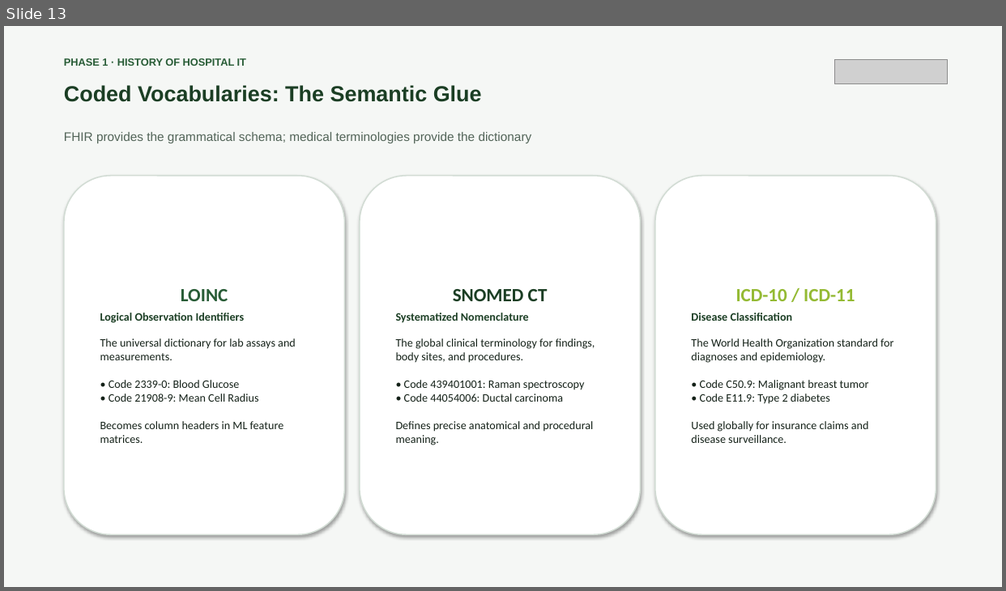
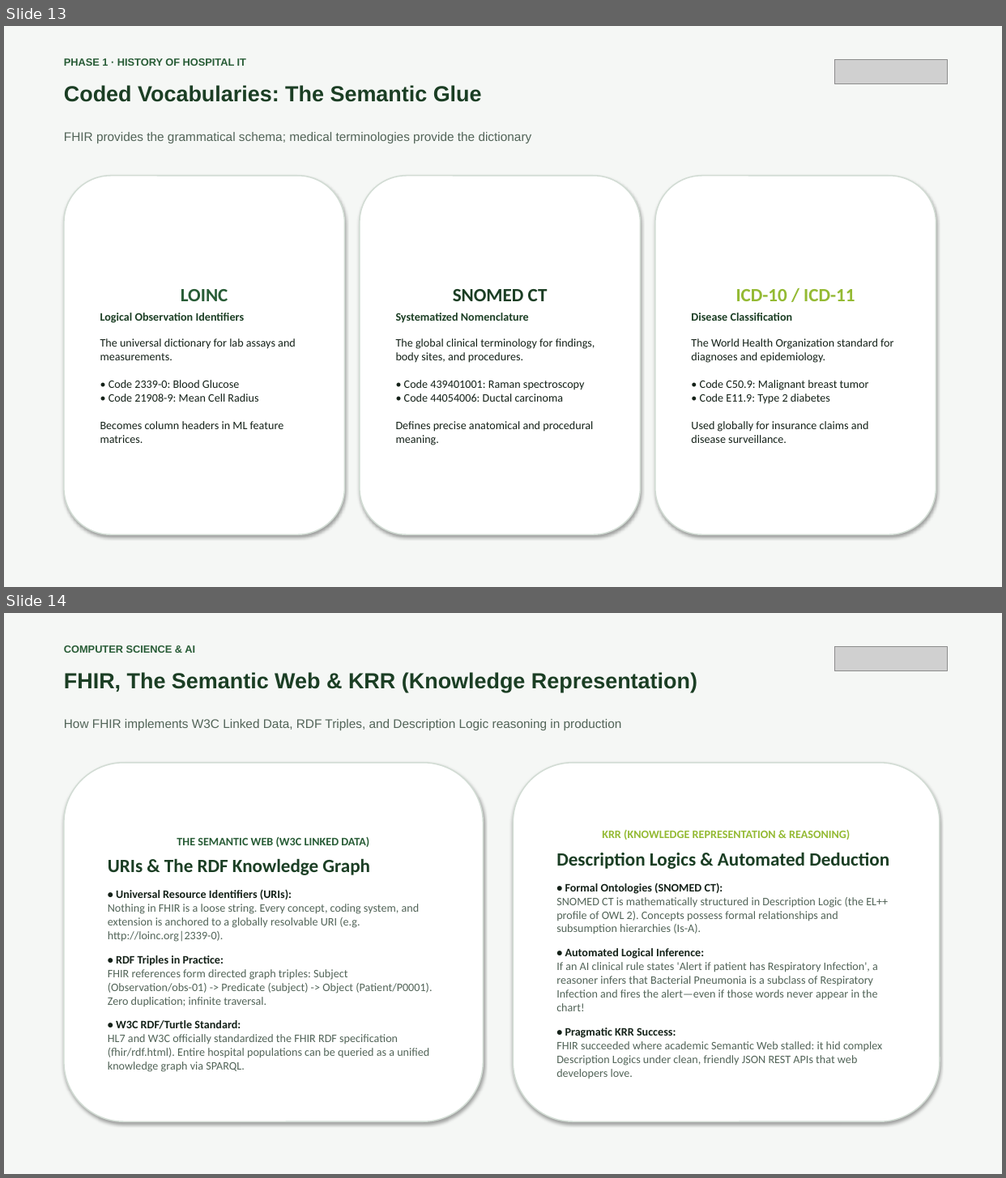
Before and after one commit to AIT-brainlab/fhir-ml-workshop, a slide deck: slides-morning/orientation-and-health-ai-foundations.pptx. Shown one above the other, each under a label of ours: slide 13 before the commit, slides 13 and 14 after it. The pictures are 1006x591 and 1006x1178 pixels, drawn with LibreOffice and Linux fonts; fonts in the diff are those of the drawing; grey boxes stand for pictures. Boxes give left, top, right and bottom in pixels: in the first picture for what was removed or moved away, otherwise in the second. Text is boxed around its words. In the diff, an @@ line names an element or a change of style, - is before the commit and + after.

Commit message:
Add Semantic Web and KRR slide to morning deck (30 slides)

```diff
--- a/slides-morning/orientation-and-health-ai-foundations.pptx
+++ b/slides-morning/orientation-and-health-ai-foundations.pptx
@@ slide 14 added at <box>4,613,1002,1174</box>, background #FFFFFF @@
@@ rectangle added at <box>4,613,1002,1174</box>, fill #F5F7F5 @@
@@ text added at <box>64,645,195,653</box>, 10 pt, text #285C36, bold @@
+COMPUTER SCIENCE & AI
@@ picture added at <box>835,647,948,671</box> @@
@@ text added at <box>64,672,697,692</box>, 21 pt, text #1B3E24, bold @@
+FHIR, The Semantic Web & KRR (Knowledge Representation)
@@ text added at <box>64,719,622,730</box>, 12 pt, text #526458 @@
+How FHIR implements W3C Linked Data, RDF Triples, and Description Logic reasoning in production
@@ rounded rectangle added at <box>64,763,484,1122</box>, fill #FFFFFF, outline #D2DCD4 1.2 pt, 11 pt, text #526458 @@
+THE SEMANTIC WEB (W3C LINKED DATA)
+URIs & The RDF Knowledge Graph
+• Universal Resource Identifiers (URIs):
+Nothing in FHIR is a loose string. Every concept, coding system, and extension is anchored to a globally resolvable URI (e.g. http://loinc.org|2339-0).
+• RDF Triples in Practice:
+FHIR references form directed graph triples: Subject (Observation/obs-01) -> Predicate (subject) -> Object (Patient/P0001). Zero duplication; infinite traversal.
+• W3C RDF/Turtle Standard:
+HL7 and W3C officially standardized the FHIR RDF specification (fhir/rdf.html). Entire hospital populations can be queried as a unified knowledge graph via SPARQL.
@@ rounded rectangle added at <box>513,763,940,1122</box>, fill #FFFFFF, outline #D2DCD4 1.2 pt, 11 pt, text #526458 @@
+KRR (KNOWLEDGE REPRESENTATION & REASONING)
+Description Logics & Automated Deduction
+• Formal Ontologies (SNOMED CT):
+SNOMED CT is mathematically structured in Description Logic (the EL++ profile of OWL 2). Concepts possess formal relationships and subsumption hierarchies (Is-A).
+• Automated Logical Inference:
+If an AI clinical rule states 'Alert if patient has Respiratory Infection', a reasoner infers that Bacterial Pneumonia is a subclass of Respiratory Infection and fires the alert—even if those words never appear in the chart!
+• Pragmatic KRR Success:
+FHIR succeeded where academic Semantic Web stalled: it hid complex Description Logics under clean, friendly JSON REST APIs that web developers love.
```
Also in this commit, not shown: 3 other files.
